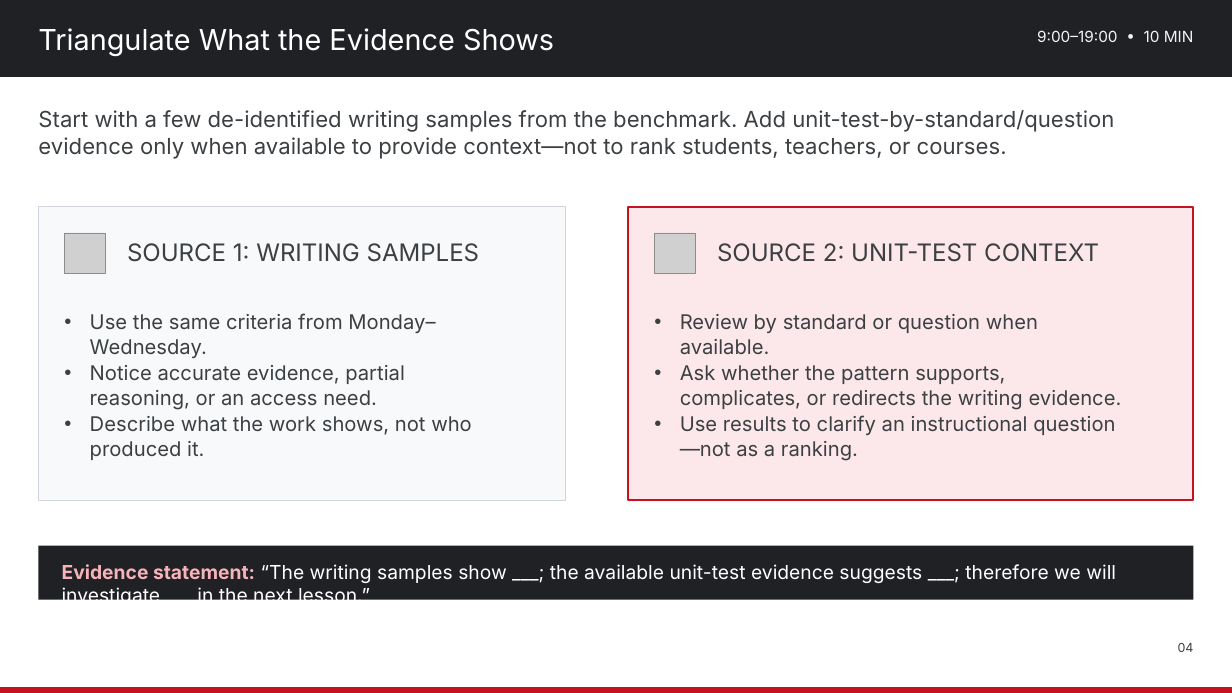
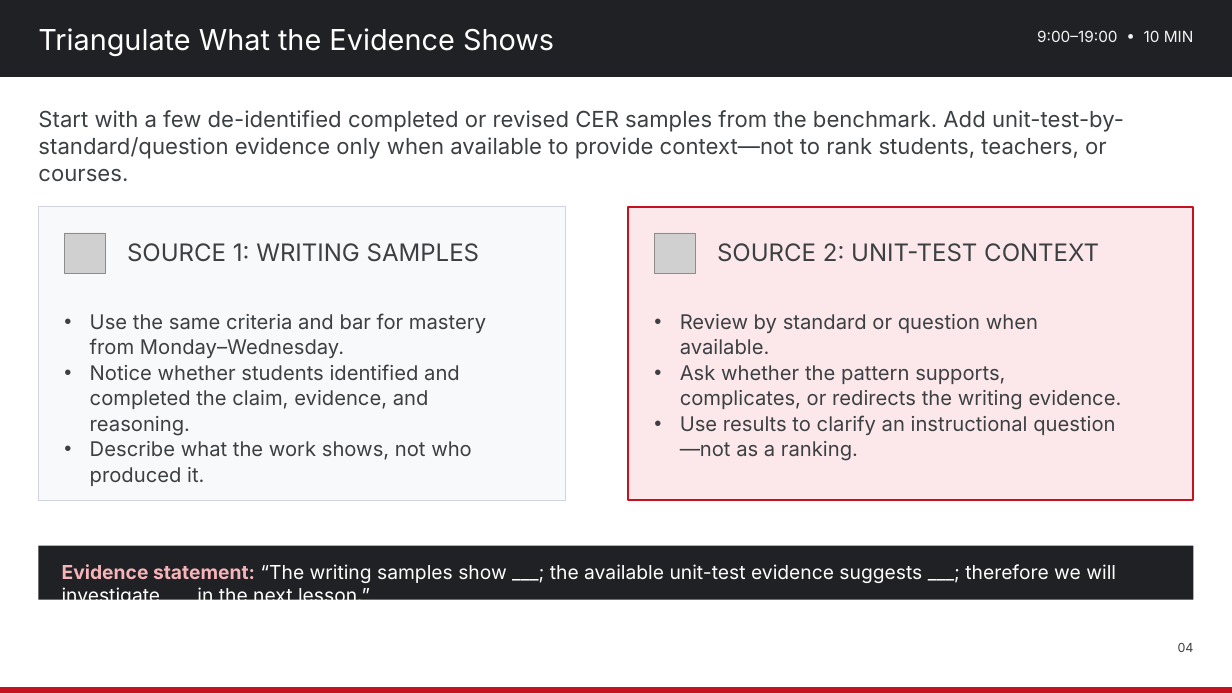
Before and after one commit to nbhs-science/nbhs-science, a slide deck: slide 4 of assets/plc/2026-10-30_Lesson_Internalization_Use_Student_Work_to_Adjust_Next_Learning_Experience.pptx. Drawn at 1232x693 pixels with LibreOffice and Linux fonts; fonts in the diff are those of the drawing; grey boxes stand for pictures. Boxes give left, top, right and bottom in pixels: in the first picture for what was removed or moved away, otherwise in the second. Text is boxed around its words. In the diff, an @@ line names an element or a change of style, - is before the commit and + after.

Commit message:
Publish final October science-literacy materials
Replaces the October 26, 27, 28, and 30 editable decks and one-page agendas with the finalized CUBS source annotation, CER mastery, feedback/revision, calibration, and Friday student-work analysis cycle.

```diff
--- a/assets/plc/2026-10-30_Lesson_Internalization_Use_Student_Work_to_Adjust_Next_Learning_Experience.pptx
+++ b/assets/plc/2026-10-30_Lesson_Internalization_Use_Student_Work_to_Adjust_Next_Learning_Experience.pptx
@@ text at bbox=[38, 110, 1124, 159]: text changed @@
-Start with a few de-identified writing samples from the benchmark. Add unit-test-by-standard/question evidence only when available to provide context—not to rank students, teachers, or courses.
+Start with a few de-identified completed or revised CER samples from the benchmark. Add unit-test-by-standard/question evidence only when available to provide context—not to rank students, teachers, or courses.
@@ text at bbox=[90, 313, 486, 436]: text changed @@
-• Use the same criteria from Monday–Wednesday.
-• Notice accurate evidence, partial reasoning, or an access need.
+• Use the same criteria and bar for mastery from Monday–Wednesday.
+• Notice whether students identified and completed the claim, evidence, and reasoning.
```
Also in this commit, not shown: 1 other slide changed, 7 other files.
